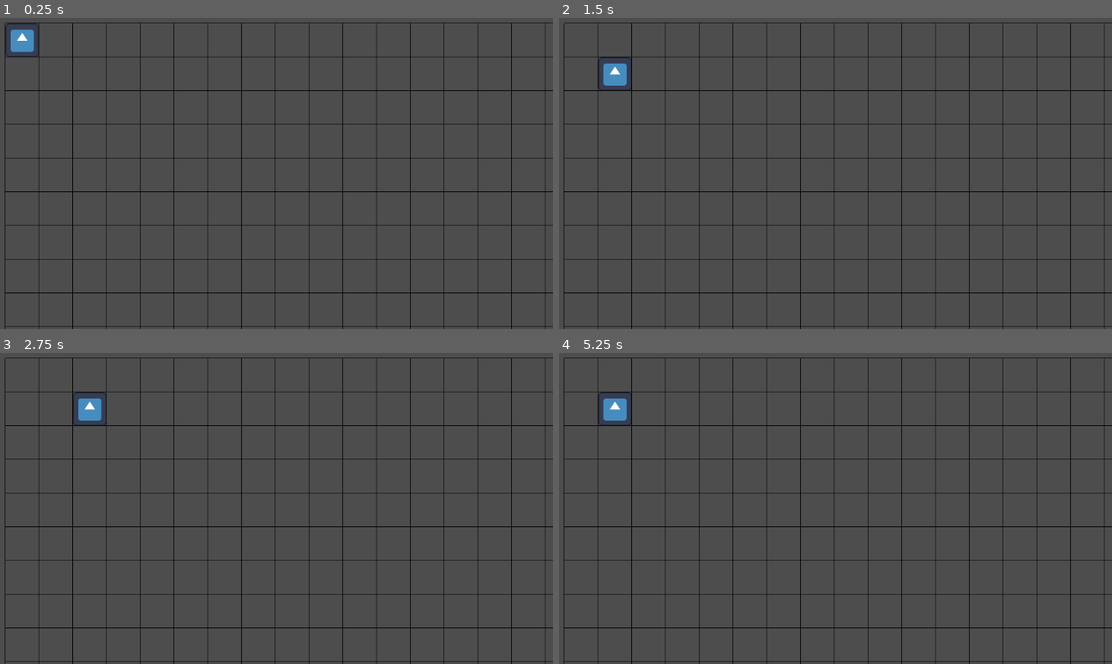
Above: before the commit, frames 1-4 (two rows, left to right).
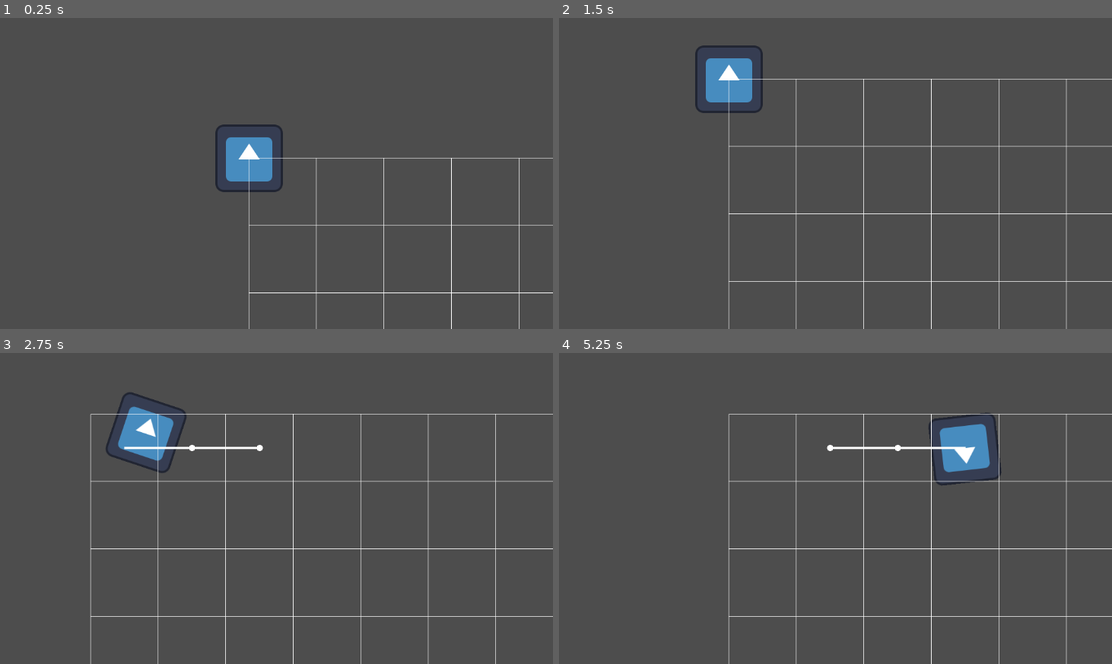
Above: after the commit, the same moments.

Repository: rlaa54/Shapeshifter
Game: Godot game, scene res://Main.tscn
Same seed, same stepped clock (60 frames per second), same inputs: the game is played once before the commit and once after it. The engine's default icon, where the game draws it, is replaced by a stand-in: a white triangle on a blue panel in a dark square.
Inputs (mouse positions are in pixels of both pictures, inside the frame that each line leads up to):
- Up to frame 1 (0.25 s): no input
- Up to frame 2 (1.5 s): tap Enter at 0.5 s; move the mouse to (940, 142) at 0.52 s; press the mouse at (940, 142) at 0.53 s; hold Right (Right, bound only before the commit) 0.53-1.28 s; tap Space at 1.25 s; move the mouse to (686, 176) at 1.27 s; release the mouse at (686, 176) at 1.28 s; hold Down (Down, bound only before the commit) from 1.28 s (still down); click (686, 176) at 1.35 s
- Up to frame 3 (2.75 s): tap Enter at 2 s; move the mouse to (309, 418) at 2.02 s; release Down (Down, bound only before the commit) at 2.03 s; press the mouse at (309, 418) at 2.03 s; hold Right (Right, bound only before the commit) from 2.03 s (still down)
- Up to frame 4 (5.25 s): move the mouse to (780, 561) at 2.77 s; release Right (Right, bound only before the commit) at 2.78 s; release the mouse at (780, 561) at 2.78 s; hold Up (Up, bound only before the commit) 2.78-3.53 s; click (780, 561) at 2.85 s; move the mouse to (990, 545) at 3.52 s; press the mouse at (990, 545) at 3.53 s; hold Left (Left, bound only before the commit) 3.53-5.03 s; move the mouse to (625, 443) at 4.27 s; release the mouse at (625, 443) at 4.28 s; click (625, 443) at 4.35 s; move the mouse to (841, 492) at 5.02 s; press the mouse at (841, 492) at 5.03 s; hold Down (Down, bound only before the commit) from 5.03 s (still down)

The runs differ from the first frame. In frame 1, 6.8% of the frame differs, in the area x 0-100%, y 1-100%; in frame 2, 7.9%; in frame 3, 8.5%; in frame 4, 8.2%.

Commit message:
카메라 이동 구현, 그리드 확장, 캐릭터 이동
250127

Diff:
--- a/Character/character_base.gd
+++ b/Character/character_base.gd
@@ -1,19 +1,58 @@
 extends CharacterBody2D
 
-var tile_size = 64
-var inputs={"Right": Vector2.RIGHT,
-			"Left": Vector2.LEFT,
-			"Down": Vector2.DOWN,
-			"Up": Vector2.UP}
+enum State { IDLE, FOLLOW }
+
+const MASS = 10.0
+const ARRIVE_DISTANCE = 10.0
+
+@export var speed: float = 200.0
+
+var _state = State.IDLE
+var _velocity = Vector2()
+
+@onready var _tile_map_layer = $"../TileMapLayer"
+
+var _click_position = Vector2()
+var _path = PackedVector2Array()
+var _next_point = Vector2()
 
 func _ready():
-	position = position.snapped(Vector2.ONE * tile_size)
-	position += Vector2.ONE * tile_size / 2
+	_change_state(State.IDLE)
 
-func _unhandled_input(event: InputEvent) -> void:
-	for dir in inputs.keys():
-		if event.is_action_pressed(dir):
-			move(dir)
+func _process(_delta):
+	if _state != State.FOLLOW:
+		return
+	var arrived_to_next_point = _move_to(_next_point)
+	if arrived_to_next_point:
+		_path.remove_at(0)
+		if _path.is_empty():
+			_change_state(State.IDLE)
+			return
+		_next_point = _path[0]
 
-func move(dir):
-	position += inputs[dir] * tile_size
+func _unhandled_input(event):
+	_click_position = get_global_mouse_position()
+	if _tile_map_layer.is_point_walkable(_click_position):
+		if event.is_action_pressed(&"move_to"):
+			_change_state(State.FOLLOW)
+
+func _move_to(local_position):
+	var desired_velocity = (local_position - position).normalized() * speed
+	var steering = desired_velocity - _velocity
+	_velocity += steering / MASS
+	position += _velocity * get_process_delta_time()
+	rotation = _velocity.angle()
+	return position.distance_to(local_position) < ARRIVE_DISTANCE
+
+func _change_state(new_state):
+	if new_state == State.IDLE:
+		_tile_map_layer.clear_path()
+	elif new_state == State.FOLLOW:
+		_path = _tile_map_layer.find_path(position, _click_position)
+		if _path.size() < 2:
+			_change_state(State.IDLE)
+			return
+		# The index 0 is the starting cell.
+		# We don't want the character to move back to it in this example.
+		_next_point = _path[1]
+	_state = new_state
--- a/Character/character_base.tscn
+++ b/Character/character_base.tscn
@@ -7,7 +7,6 @@
 script = ExtResource("1_0x1w6")
 
 [node name="Sprite2D" type="Sprite2D" parent="."]
-scale = Vector2(0.5, 0.5)
 texture = ExtResource("2_10cb7")
 
 [node name="CollisionShape2D" type="CollisionShape2D" parent="."]
--- a/Main.tscn
+++ b/Main.tscn
@@ -1,13 +1,13 @@
-[gd_scene load_steps=4 format=3 uid="uid://d0vh18kendgfj"]
+[gd_scene load_steps=5 format=3 uid="uid://d0vh18kendgfj"]
 
 [ext_resource type="PackedScene" uid="uid://cgl3vgm2nvo5t" path="res://Character/character_base.tscn" id="1_ha6sc"]
-[ext_resource type="Script" path="res://grid.gd" id="2_7jxir"]
+[ext_resource type="Script" path="res://tilemaplayer.gd" id="2_7jxir"]
+[ext_resource type="Script" path="res://camera_2d.gd" id="3_j1wro"]
 
 [sub_resource type="TileSet" id="TileSet_7q1wy"]
-tile_size = Vector2i(64, 64)
+tile_size = Vector2i(128, 128)
 
 [node name="Main" type="Node2D"]
-position = Vector2(114, 68)
 
 [node name="GameManager" type="Node2D" parent="."]
 
@@ -16,3 +16,6 @@
 [node name="TileMapLayer" type="TileMapLayer" parent="."]
 tile_set = SubResource("TileSet_7q1wy")
 script = ExtResource("2_7jxir")
+
+[node name="Camera2D" type="Camera2D" parent="."]
+script = ExtResource("3_j1wro")
--- /dev/null
+++ b/camera_2d.gd
@@ -0,0 +1,20 @@
+extends Camera2D
+
+var inputs={"cam_right": Vector2.RIGHT,
+			"cam_left": Vector2.LEFT,
+			"cam_down": Vector2.DOWN,
+			"cam_up": Vector2.UP}
+
+var cam_distance = 150
+# Called when the node enters the scene tree for the first time.
+func _ready() -> void:
+	pass # Replace with function body.
+
+func _unhandled_input(event: InputEvent) -> void:
+	for dir in inputs.keys():
+		if event.is_action_pressed(dir):
+			position += inputs[dir] * cam_distance
+
+# Called every frame. 'delta' is the elapsed time since the previous frame.
+func _process(delta: float) -> void:
+	pass
--- a/grid.gd
+++ /dev/null
@@ -1,14 +0,0 @@
-extends TileMapLayer
-
-var tile_size = 64
-
-# Draw the grid
-func _draw() -> void:
-	var width = get_viewport_rect().size.x
-	var height = get_viewport_rect().size.y
-
-	for x in range(0, width, tile_size):
-		draw_line(Vector2(x, 0), Vector2(x, height), Color(0, 0, 0))
-
-	for y in range(0, height, tile_size):
-		draw_line(Vector2(0, y), Vector2(width, y), Color(0, 0, 0))
--- a/project.godot
+++ b/project.godot
@@ -17,28 +17,33 @@
 
 [input]
 
-Up={
+cam_up={
 "deadzone": 0.5,
 "events": [Object(InputEventKey,"resource_local_to_scene":false,"resource_name":"","device":-1,"window_id":0,"alt_press …(195 unchanged characters)…
 , Object(InputEventKey,"resource_local_to_scene":false,"resource_name":"","device":-1,"window_id":0,"alt_pressed":false …(183 unchanged characters)…
 ]
 }
-Down={
+cam_down={
 "deadzone": 0.5,
 "events": [Object(InputEventKey,"resource_local_to_scene":false,"resource_name":"","device":-1,"window_id":0,"alt_press …(195 unchanged characters)…
 , Object(InputEventKey,"resource_local_to_scene":false,"resource_name":"","device":-1,"window_id":0,"alt_pressed":false …(183 unchanged characters)…
 ]
 }
-Left={
+cam_left={
 "deadzone": 0.5,
 "events": [Object(InputEventKey,"resource_local_to_scene":false,"resource_name":"","device":-1,"window_id":0,"alt_press …(195 unchanged characters)…
 , Object(InputEventKey,"resource_local_to_scene":false,"resource_name":"","device":-1,"window_id":0,"alt_pressed":false …(182 unchanged characters)…
 ]
 }
-Right={
+cam_right={
 "deadzone": 0.5,
 "events": [Object(InputEventKey,"resource_local_to_scene":false,"resource_name":"","device":-1,"window_id":0,"alt_press …(195 unchanged characters)…
 , Object(InputEventKey,"resource_local_to_scene":false,"resource_name":"","device":-1,"window_id":0,"alt_pressed":false …(183 unchanged characters)…
+]
+}
+move_to={
+"deadzone": 0.5,
+"events": [Object(InputEventMouseButton,"resource_local_to_scene":false,"resource_name":"","device":-1,"window_id":0,"alt_pressed":false,"shift_pressed":false,"ctrl_pressed":false,"meta_pressed":false,"button_mask":0,"position":Vector2(0, 0),"global_position":Vector2(0, 0),"factor":1.0,"button_index":1,"canceled":false,"pressed":false,"double_click":false,"script":null)
 ]
 }
 
--- /dev/null
+++ b/tilemaplayer.gd
@@ -0,0 +1,88 @@
+extends TileMapLayer
+
+enum Tile { OBSTACLE, START_POINT, END_POINT}
+
+const CELL_SIZE = Vector2i(128, 128)
+const BASE_LINE_WIDTH = 3.0
+const DRAW_COLOR = Color.WHITE
+
+# the object for pathfinding on 2d grids.
+var _astar = AStarGrid2D.new()
+
+var _start_point = Vector2i()
+var _end_point = Vector2i()
+var _path = PackedVector2Array()
+
+func _ready() -> void:
+	# Region should match the size of the playable area plus one (in tiles).
+	# In this demo, the playable area is 17×9 tiles, so the rect size is 18×10.
+	_astar.region = Rect2i(0, 0, 18, 10)
+	_astar.cell_size = CELL_SIZE
+	_astar.offset = CELL_SIZE * 0.5
+	_astar.default_compute_heuristic = AStarGrid2D.HEURISTIC_MANHATTAN
+	_astar.default_estimate_heuristic = AStarGrid2D.HEURISTIC_MANHATTAN
+	_astar.diagonal_mode = AStarGrid2D.DIAGONAL_MODE_NEVER
+	_astar.update()
+
+	for i in range(_astar.region.position.x, _astar.region.end.x):
+		for j in range(_astar.region.position.y, _astar.region.end.y):
+			var pos = Vector2i(i, j)
+			if get_cell_source_id(pos) == Tile.OBSTACLE:
+				_astar.set_point_solid(pos)
+
+# Draw the grid
+func _draw() -> void:
+	draw_grid()
+
+	if _path.is_empty():
+		return
+
+	var last_point = _path[0]
+	for index in range(1, len(_path)):
+		var current_point = _path[index]
+		draw_line(last_point, current_point, DRAW_COLOR, BASE_LINE_WIDTH, true)
+		draw_circle(current_point, BASE_LINE_WIDTH * 2.0, DRAW_COLOR)
+		last_point = current_point
+
+func draw_grid():
+	for x in 128 + 1:
+		draw_line(Vector2(x * CELL_SIZE.x, 0),
+				  Vector2(x * CELL_SIZE.x, 128 * CELL_SIZE.y),
+				  DRAW_COLOR, 1.0)
+	for y in 128 + 1:
+		draw_line(Vector2(0, y * CELL_SIZE.y),
+				  Vector2(128 * CELL_SIZE.x, y * CELL_SIZE.y),
+				  DRAW_COLOR, 1.0)
+
+func round_local_position(local_position):
+	return map_to_local(local_to_map(local_position))
+
+func is_point_walkable(local_position):
+	var map_position = local_to_map(local_position)
+	if _astar.is_in_boundsv(map_position):
+		return not _astar.is_point_solid(map_position)
+	return false
+
+func clear_path():
+	if not _path.is_empty():
+		_path.clear()
+		erase_cell(_start_point)
+		erase_cell(_end_point)
+		# Queue redraw to clear the lines and circles.
+		queue_redraw()
+
+func find_path(local_start_point, local_end_point):
+	clear_path()
+
+	_start_point = local_to_map(local_start_point)
+	_end_point = local_to_map(local_end_point)
+	_path = _astar.get_point_path(_start_point, _end_point)
+
+	if not _path.is_empty():
+		set_cell(_start_point, 0, Vector2i(Tile.START_POINT, 0))
+		set_cell(_end_point, 0, Vector2i(Tile.END_POINT, 0))
+
+	# redraw the lines and circles from the start to the end point.
+	queue_redraw()
+
+	return _path.duplicate()
